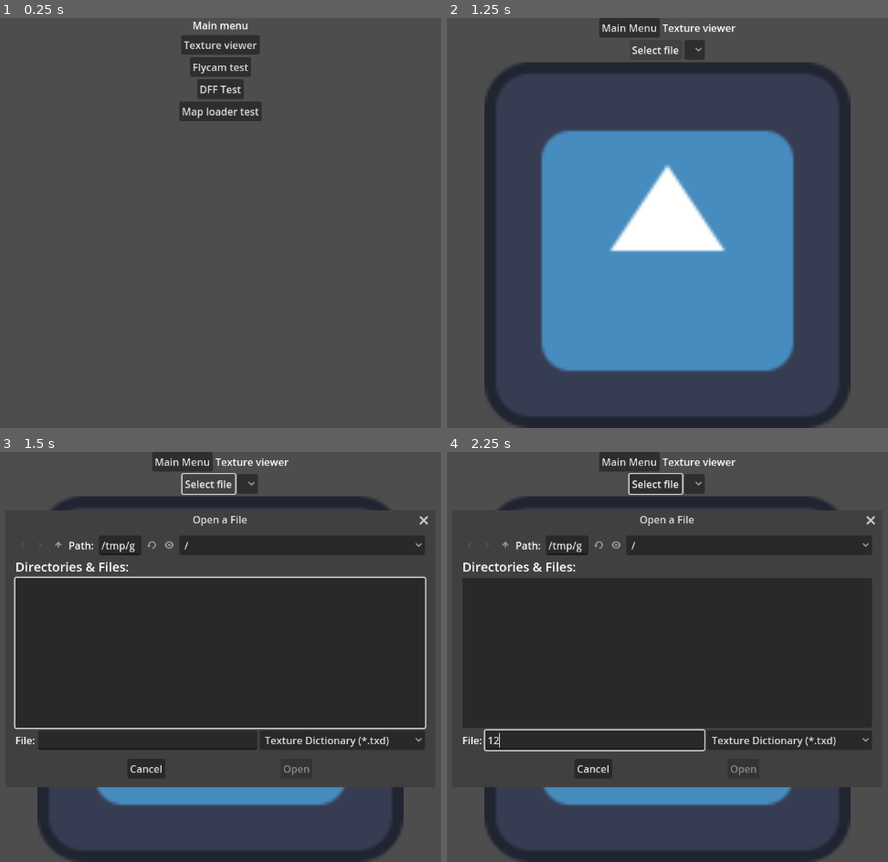
Above: before the commit, frames 1-4 (two rows, left to right).
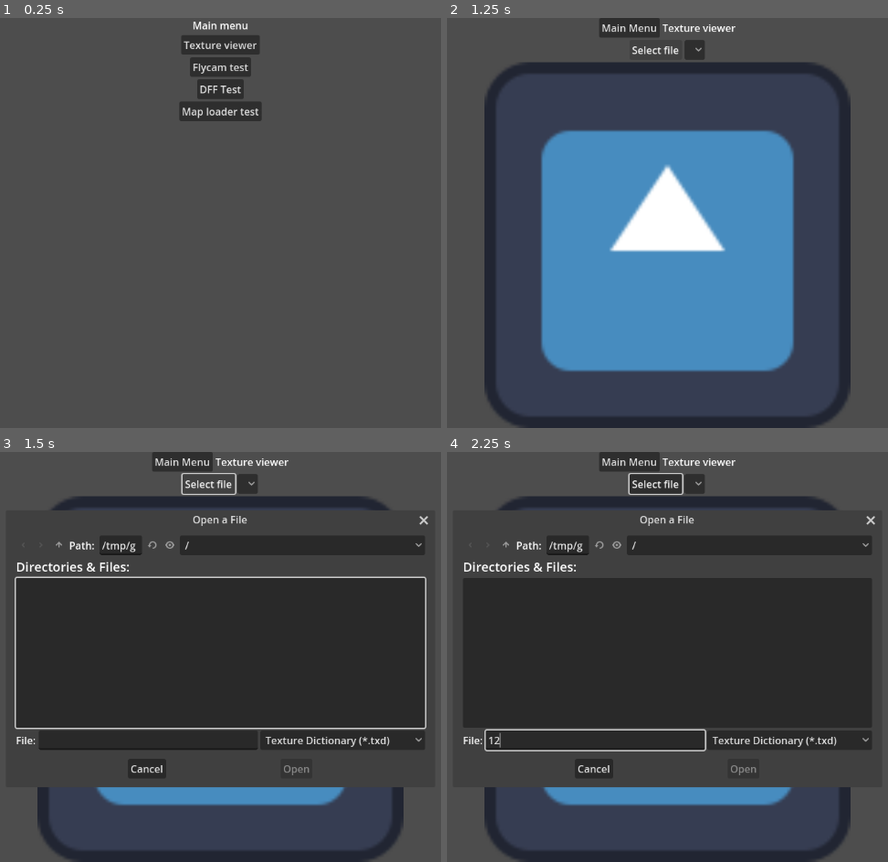
Above: after the commit, the same moments.

Repository: FOSS-Supremacy/OpenLiberty
Game: Godot game, scene res://startup.tscn
Two runs of this game, one before a commit and one after it. Both use one fixed random seed, a clock stepped at 60 frames per second and the inputs below. The engine's default icon, where the game draws it, is replaced by a stand-in: a white triangle on a blue panel in a dark square.
Inputs (mouse positions are in pixels of both pictures, inside the frame that each line leads up to):
- Up to frame 1 (0.25 s): no input
- Up to frame 2 (1.25 s): click "Texture viewer" at 0.5 s
- Up to frame 3 (1.5 s): click "Select file" at 1.25 s
- Up to frame 4 (2.25 s): click (592, 739) at 2.02 s; type "12" at 2.1 s

Frames 1-2 are identical in both runs. In frame 3, 1.0% of the frame differs, in the area x 3-89%, y 21-79%; in frame 4, 1.0%.
Error in both runs: Assertion failed: 0 (res://scripts/game_manager.gd:28)

Commit message:
Rename some private functions

Diff:
--- a/scripts/game_manager.gd
+++ b/scripts/game_manager.gd
@@ -17,14 +17,14 @@
 
 	print("GTA path: %s" % gta_path)
 	_read_gta3_img()
-	_gta3_img = open_file("models/gta3.img", FileAccess.READ)
+	_gta3_img = _open_file("models/gta3.img", FileAccess.READ)
 
 	var err := get_tree().change_scene_to_file("res://scenes/main_menu/main_menu.tscn")
 	assert(err == OK, "failed to load main menu")
 
 
 func _read_gta3_img() -> void:
-	var file := open_file("models/gta3.dir", FileAccess.READ)
+	var file := _open_file("models/gta3.dir", FileAccess.READ)
 	assert(file != null, "%d" % FileAccess.get_open_error())
 
 	while not file.eof_reached():
@@ -35,7 +35,7 @@
 
 
 ## Open a file with case-insensitive path
-func open_file(path: String, mode: FileAccess.ModeFlags) -> FileAccess:
+func _open_file(path: String, mode: FileAccess.ModeFlags) -> FileAccess:
 	var diraccess := DirAccess.open(gta_path)
 	var parts := path.split("/")
 
@@ -66,14 +66,14 @@
 			if tokens.size() > 0:
 				match tokens[0]:
 					"IDE":
-						read_map_data(tokens[1], read_ide_line)
+						read_map_data(tokens[1], _read_ide_line)
 					"IPL":
-						read_map_data(tokens[1], read_ipl_line)
+						read_map_data(tokens[1], _read_ipl_line)
 					_:
 						push_warning("implement %s" % tokens[0])
 
 
-func read_ide_line(section: String, tokens: Array[String]):
+func _read_ide_line(section: String, tokens: Array[String]):
 	match section:
 		"objs", "tobj":
 			var id := tokens[0].to_int()
@@ -83,7 +83,7 @@
 			_objects[id] = odata
 
 
-func read_ipl_line(section: String, tokens: Array[String]):
+func _read_ipl_line(section: String, tokens: Array[String]):
 	match section:
 		"inst":
 			spawn(tokens[0].to_int(), tokens[1].to_lower(),
@@ -107,7 +107,7 @@
 
 
 func read_map_data(path: String, line_handler: Callable) -> void:
-	var file := open_file(path.replace("\\", "/"), FileAccess.READ)
+	var file := _open_file(path.replace("\\", "/"), FileAccess.READ)
 	assert(file != null, "%d" % FileAccess.get_open_error())
 
 	var section: String
